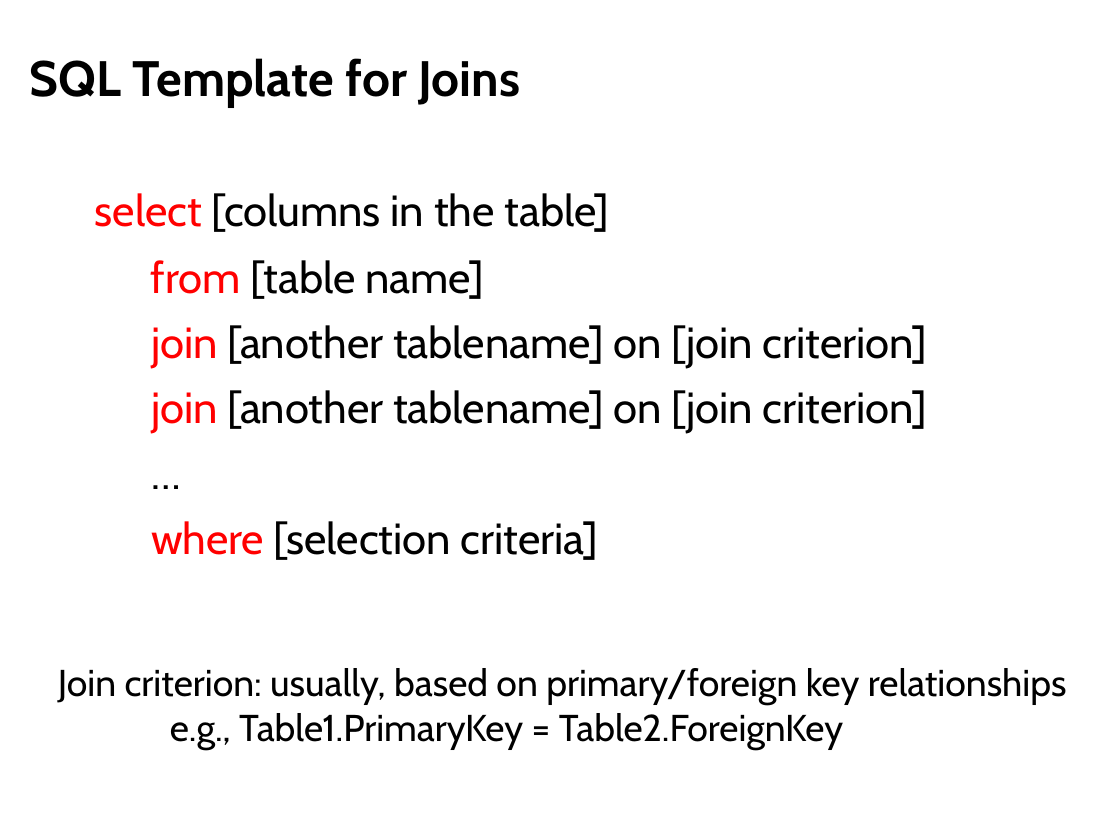
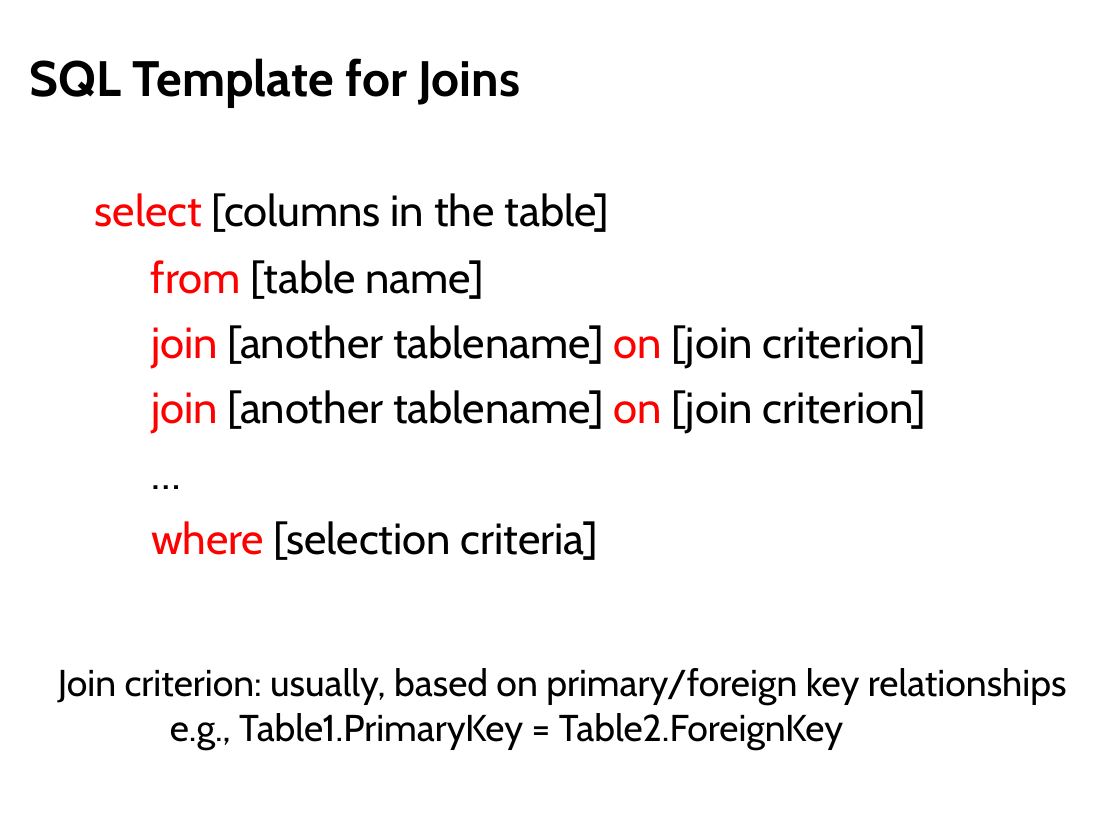
Before and after one commit to lintool/UMD-courses, a slide deck: slide 32 of slides/session06.pptx. Drawn at 1120x840 pixels with LibreOffice and Linux fonts; fonts in the diff are those of the drawing. Boxes give left, top, right and bottom in pixels: in the first picture for what was removed or moved away, otherwise in the second. Text is boxed around its words. In the diff, an @@ line names an element or a change of style, - is before the commit and + after.

```diff
--- a/slides/session06.pptx
+++ b/slides/session06.pptx
@@ text "join [another tablename] on [join ..." at (151,325,926,368): text colour #000000 to #FF0000 in "on" @@
@@ text "join [another tablename] on [join ..." at (151,390,926,434): text colour #000000 to #FF0000 in "on" @@
```
Also in this commit, not shown: 1 other file.
